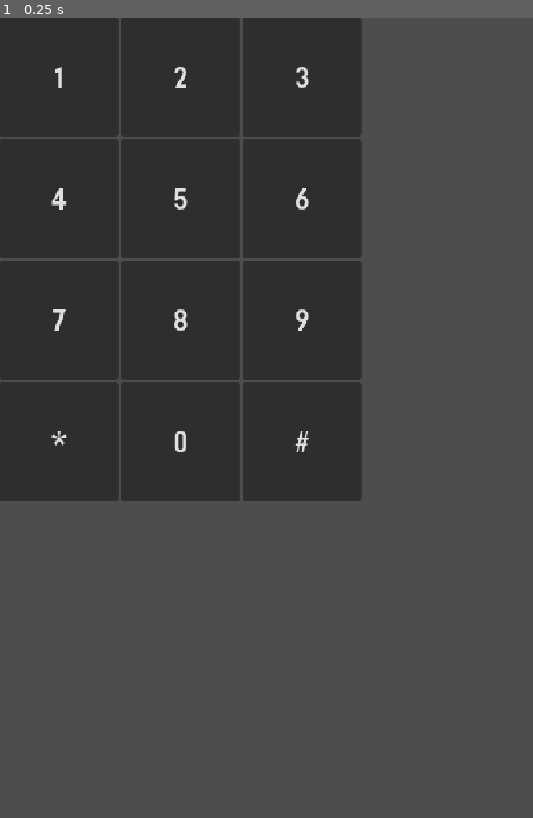
Above: before the commit, frame 1.
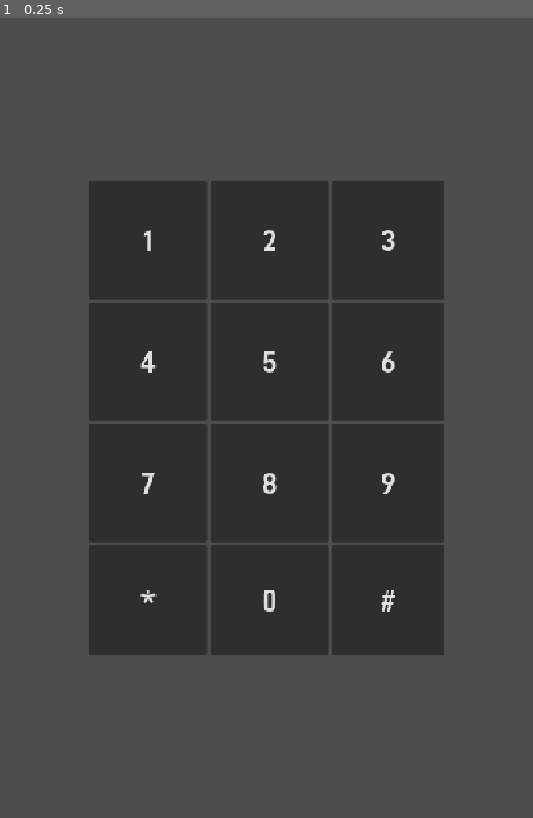
Above: after the commit, the same moment.

Repository: justDemian/Hack-Hash
Game: Godot game, scene res://scenes/mg_guess_the_number.tscn
The game is run twice, just before and just after one commit, with the same random seed, the same clock (stepped at 60 frames per second) and the same inputs. The project has no main scene, so this scene is started directly.
Inputs:
- Up to frame 1 (0.25 s): no input

The runs differ from the first frame. In frame 1, 40% of the frame differs, in the area x 0-84%, y 0-80%.

Commit message:
Update : mg_guess_the_number added camera and try to fix the position

Diff:
--- a/scenes/mg_guess_the_number.tscn
+++ b/scenes/mg_guess_the_number.tscn
@@ -4,25 +4,31 @@
 
 [node name="Control" type="Node2D" unique_id=136488531]
 
-[node name="AnimatedSprite2D" type="AnimatedSprite2D" parent="." unique_id=2033223279]
+[node name="Camera2D" type="Camera2D" parent="." unique_id=430482190]
 
-[node name="NumPad2" type="GridContainer" parent="AnimatedSprite2D" unique_id=1392374382]
-offset_right = 600.0
-offset_bottom = 800.0
-size_flags_horizontal = 4
-size_flags_vertical = 4
+[node name="NumPad2" type="GridContainer" parent="Camera2D" unique_id=1392374382]
+custom_maximum_size = Vector2(480, 640)
+anchors_preset = 15
+anchor_right = 1.0
+anchor_bottom = 1.0
+grow_horizontal = 2
+grow_vertical = 2
+size_flags_horizontal = 0
+size_flags_vertical = 0
 columns = 3
 metadata/_edit_use_anchors_ = true
+metadata/_edit_lock_ = true
 
-[node name="Num1" type="Button" parent="AnimatedSprite2D/NumPad2" unique_id=1355363492]
+[node name="Num1" type="Button" parent="Camera2D/NumPad2" unique_id=1355363492]
 custom_minimum_size = Vector2(160, 160)
 custom_maximum_size = Vector2(160, 160)
 layout_mode = 2
+size_flags_horizontal = 4
 theme_override_fonts/font = ExtResource("1_e6am6")
 theme_override_font_sizes/font_size = 40
 text = "1"
 
-[node name="Num2" type="Button" parent="AnimatedSprite2D/NumPad2" unique_id=1675386523]
+[node name="Num2" type="Button" parent="Camera2D/NumPad2" unique_id=1675386523]
 custom_minimum_size = Vector2(160, 160)
 custom_maximum_size = Vector2(160, 160)
 layout_mode = 2
@@ -30,7 +36,7 @@
 theme_override_font_sizes/font_size = 40
 text = "2"
 
-[node name="Num3" type="Button" parent="AnimatedSprite2D/NumPad2" unique_id=1841884130]
+[node name="Num3" type="Button" parent="Camera2D/NumPad2" unique_id=1841884130]
 custom_minimum_size = Vector2(160, 160)
 custom_maximum_size = Vector2(160, 160)
 layout_mode = 2
@@ -38,7 +44,7 @@
 theme_override_font_sizes/font_size = 40
 text = "3"
 
-[node name="Num4" type="Button" parent="AnimatedSprite2D/NumPad2" unique_id=1399208930]
+[node name="Num4" type="Button" parent="Camera2D/NumPad2" unique_id=1399208930]
 custom_minimum_size = Vector2(160, 160)
 custom_maximum_size = Vector2(160, 160)
 layout_mode = 2
@@ -46,7 +52,7 @@
 theme_override_font_sizes/font_size = 40
 text = "4"
 
-[node name="Num5" type="Button" parent="AnimatedSprite2D/NumPad2" unique_id=560573833]
+[node name="Num5" type="Button" parent="Camera2D/NumPad2" unique_id=560573833]
 custom_minimum_size = Vector2(160, 160)
 custom_maximum_size = Vector2(160, 160)
 layout_mode = 2
@@ -54,7 +60,7 @@
 theme_override_font_sizes/font_size = 40
 text = "5"
 
-[node name="Num6" type="Button" parent="AnimatedSprite2D/NumPad2" unique_id=1026274289]
+[node name="Num6" type="Button" parent="Camera2D/NumPad2" unique_id=1026274289]
 custom_minimum_size = Vector2(160, 160)
 custom_maximum_size = Vector2(160, 160)
 layout_mode = 2
@@ -62,7 +68,7 @@
 theme_override_font_sizes/font_size = 40
 text = "6"
 
-[node name="Num7" type="Button" parent="AnimatedSprite2D/NumPad2" unique_id=1874614960]
+[node name="Num7" type="Button" parent="Camera2D/NumPad2" unique_id=1874614960]
 custom_minimum_size = Vector2(160, 160)
 custom_maximum_size = Vector2(160, 160)
 layout_mode = 2
@@ -70,7 +76,7 @@
 theme_override_font_sizes/font_size = 40
 text = "7"
 
-[node name="Num8" type="Button" parent="AnimatedSprite2D/NumPad2" unique_id=1715771284]
+[node name="Num8" type="Button" parent="Camera2D/NumPad2" unique_id=1715771284]
 custom_minimum_size = Vector2(160, 160)
 custom_maximum_size = Vector2(160, 160)
 layout_mode = 2
@@ -78,7 +84,7 @@
 theme_override_font_sizes/font_size = 40
 text = "8"
 
-[node name="Num9" type="Button" parent="AnimatedSprite2D/NumPad2" unique_id=1557621357]
+[node name="Num9" type="Button" parent="Camera2D/NumPad2" unique_id=1557621357]
 custom_minimum_size = Vector2(160, 160)
 custom_maximum_size = Vector2(160, 160)
 layout_mode = 2
@@ -86,7 +92,7 @@
 theme_override_font_sizes/font_size = 40
 text = "9"
 
-[node name="Num10" type="Button" parent="AnimatedSprite2D/NumPad2" unique_id=237507813]
+[node name="Num10" type="Button" parent="Camera2D/NumPad2" unique_id=237507813]
 custom_minimum_size = Vector2(160, 160)
 custom_maximum_size = Vector2(160, 160)
 layout_mode = 2
@@ -94,7 +100,7 @@
 theme_override_font_sizes/font_size = 40
 text = "*"
 
-[node name="Num11" type="Button" parent="AnimatedSprite2D/NumPad2" unique_id=243943450]
+[node name="Num11" type="Button" parent="Camera2D/NumPad2" unique_id=243943450]
 custom_minimum_size = Vector2(160, 160)
 custom_maximum_size = Vector2(160, 160)
 layout_mode = 2
@@ -102,7 +108,7 @@
 theme_override_font_sizes/font_size = 40
 text = "0"
 
-[node name="Num12" type="Button" parent="AnimatedSprite2D/NumPad2" unique_id=1148056929]
+[node name="Num12" type="Button" parent="Camera2D/NumPad2" unique_id=1148056929]
 custom_minimum_size = Vector2(160, 160)
 custom_maximum_size = Vector2(160, 160)
 layout_mode = 2
